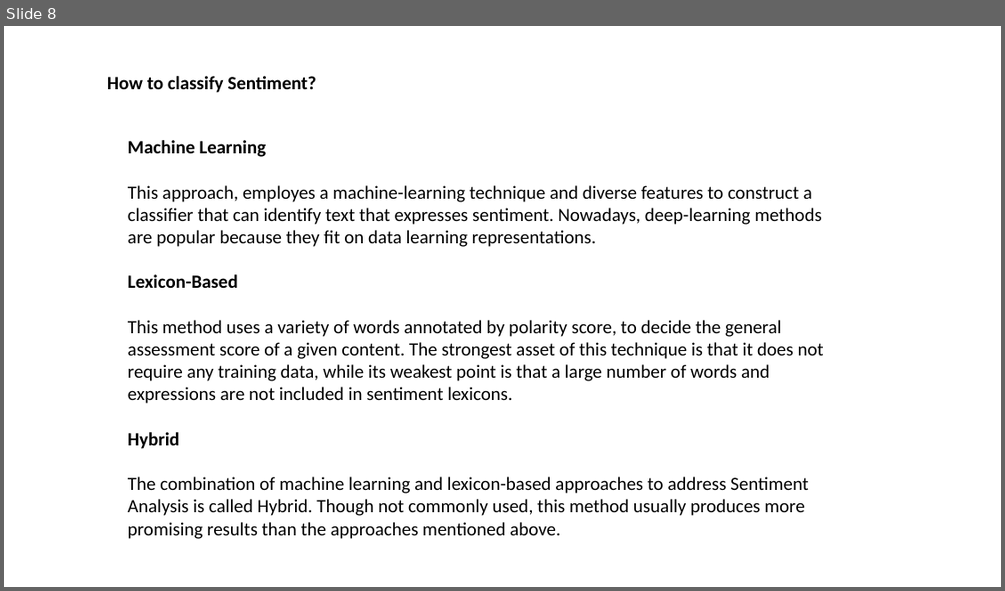
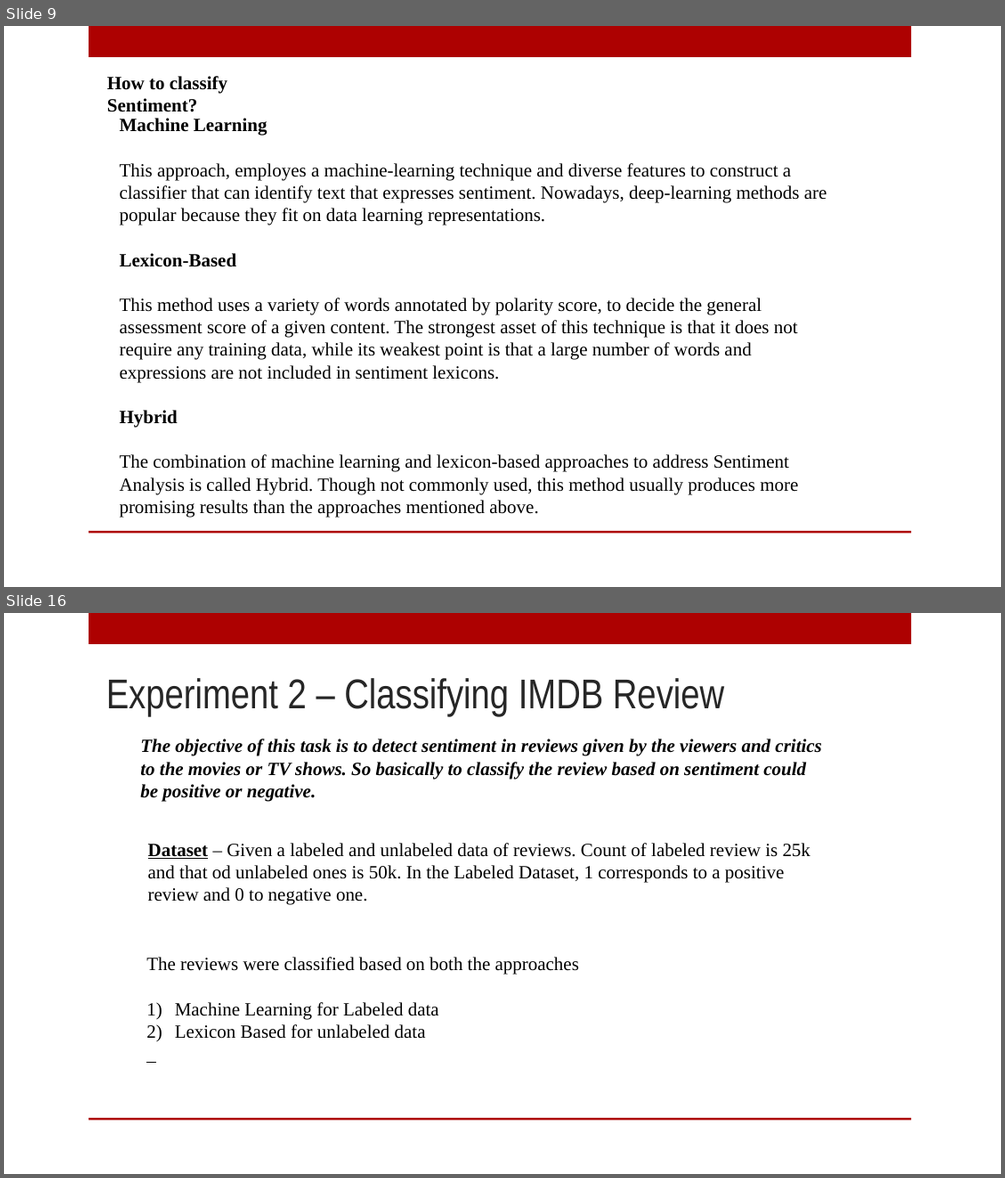
Before and after one commit to slugger07/ML-Experiments, a slide deck: Racism Analysis Twitter Data/Sentiment Analysis.pptx. Shown one above the other, each under a label of ours: slide 8 before the commit, slides 9 and 16 after it; the slides between them are not shown. The pictures are 1005x591 and 1005x1178 pixels, drawn with LibreOffice and Linux fonts; fonts in the diff are those of the drawing; background and template pictures are left out. Boxes give left, top, right and bottom in pixels: in the first picture for what was removed or moved away, otherwise in the second. Text is boxed around its words. In the diff, an @@ line names an element or a change of style, - is before the commit and + after.

```diff
--- a/Racism Analysis Twitter Data/Sentiment Analysis.pptx
+++ b/Racism Analysis Twitter Data/Sentiment Analysis.pptx
@@ slide 16 added at box(4, 613, 1001, 1174), background picture (left out); not listed: 2 template elements that a slide beside it also shows @@
@@ title added at box(106, 678, 724, 716), 40 pt, text #262626 @@
+Experiment 2 – Classifying IMDB Review
@@ text added at box(140, 738, 821, 802), 18 pt, text #000000, bold, italic @@
+The objective of this task is to detect sentiment in reviews given by the viewers and critics to the movies or TV shows. So basically to classify the review based on sentiment could be positive or negative.
@@ text added at box(148, 843, 810, 905), 18 pt, text #000000 @@
+Dataset – Given a labeled and unlabeled data of reviews. Count of labeled review is 25k and that od unlabeled ones is 50k. In the Labeled Dataset, 1 corresponds to a positive review and 0 to negative one.
@@ text added at box(146, 957, 579, 1038), 18 pt, text #000000 @@
+The reviews were classified based on both the approaches
+1) Machine Learning for Labeled data
+2) Lexicon Based for unlabeled data
@@ what was slide 8 is now slide 9 @@
@@ slide 9 changed as well @@
@@ rectangle added at box(89, 26, 911, 57), fill #AD0101 @@
@@ text "How to classify Sentiment?" at box(107, 76, 227, 112): font Calibri to Times New Roman @@
@@ text "Machine Learning" at box(120, 118, 827, 517): font Calibri to Times New Roman @@
@@ text "Machine Learning": place and size @@
-text "Machine Learning" at box(128, 140, 824, 539)
+text "Machine Learning" at box(120, 118, 827, 517)
@@ rectangle added at box(89, 531, 911, 533), fill #AD0101 @@
```
Also in this commit, not shown: 5 other slides changed, 15 other slides added, 4 slides removed, 1 other file.
